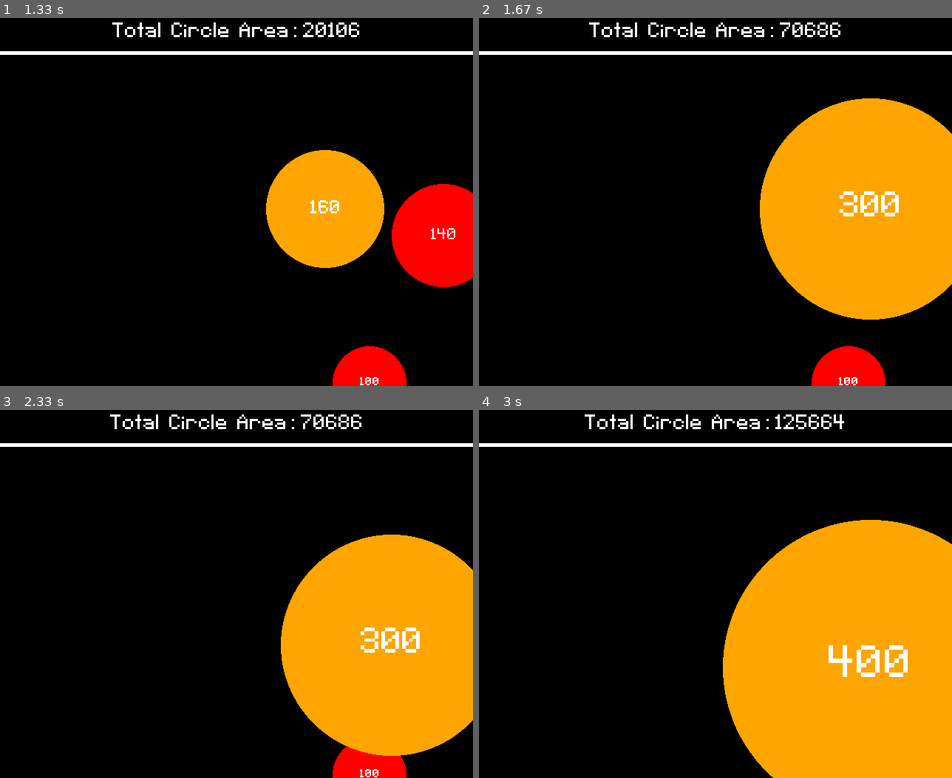
Above: before the commit, frames 1-4 (two rows, left to right).
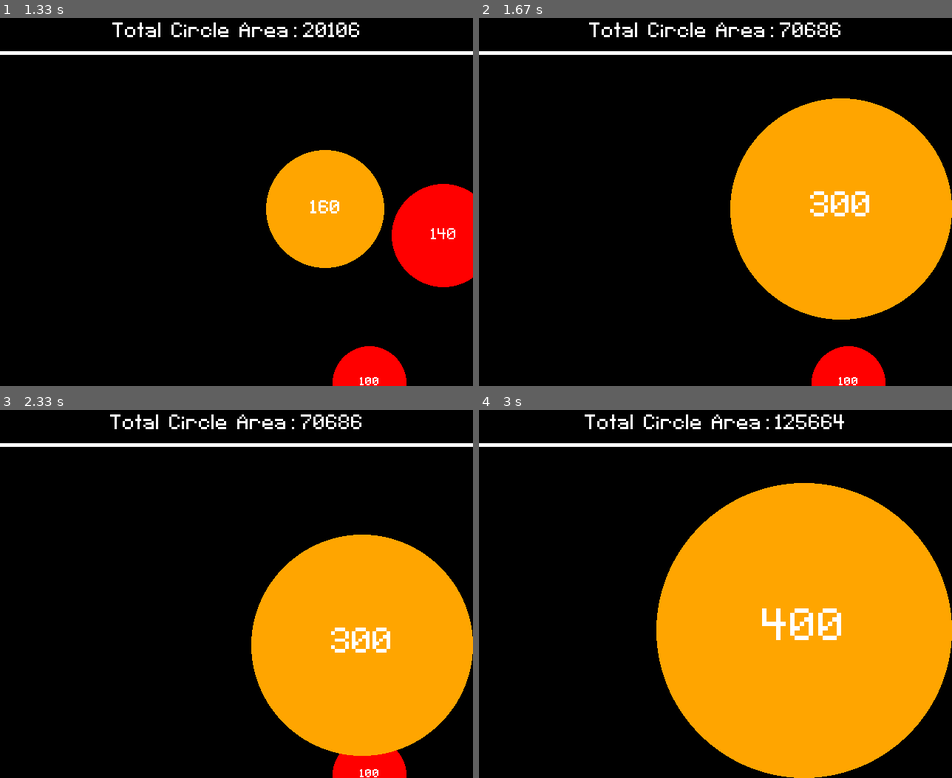
Above: after the commit, the same moments.

Repository: NedzadDonlagic04/pygame-prototype-agario
Game: pygame game, started from main.py
The game is run twice, just before and just after one commit, with the same random seed, the same clock (stepped at 60 frames per second) and the same inputs.
Inputs:
- Up to frame 1 (1.33 s): hold D 0.33-0.8 s; hold W 0.83-1.13 s; hold D from 1.17 s (still down)
- Up to frame 2 (1.67 s): release D at 1.63 s
- Up to frame 3 (2.33 s): hold D 1.67-2.2 s; hold S from 2.23 s (still down)
- Up to frame 4 (3 s): release S at 2.53 s; hold D 2.57-2.97 s

Frame 1 is identical in both runs. In frame 2, 6.4% of the frame differs, in the area x 53-100%, y 21-82%; in frame 3, 6.4%; in frame 4, 17%, in the area x 37-100%, y 19-100%.

Commit message:
Made it so player doesn't jump out of screen
This only happens when the circle radius changes
drastically.

Diff:
--- a/classes.py
+++ b/classes.py
@@ -34,6 +34,15 @@
         pygame.draw.circle(ball_img, self.COLOR, (self.circle_radius, self.circle_radius) , self.circle_radius)
         self.image = ball_img
         self.rect = self.image.get_rect( center = self.pos )
+
+        if self.rect.right > self.WIDTH:
+            self.rect.right = self.WIDTH
+        elif self.rect.left < 0:
+            self.rect.left = 0
+        if self.rect.bottom > self.HEIGHT:
+            self.rect.bottom = self.HEIGHT
+        elif self.rect.top < self.aboveLineHeight:
+            self.rect.top = self.aboveLineHeight
 
         self.score = self.createText(str(self.circle_radius * 2), getPercent(self.circle_radius, 50))
 
